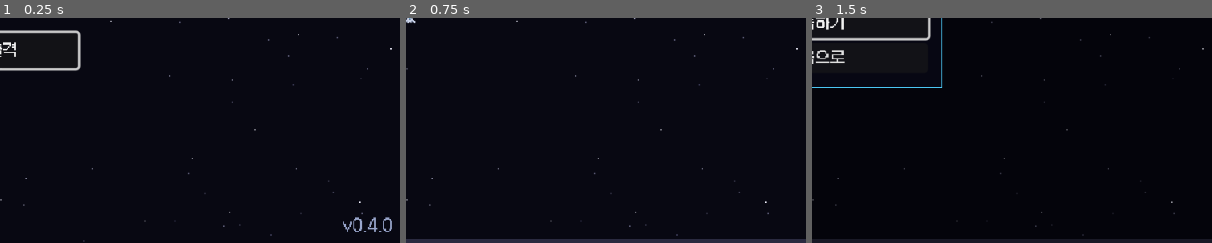
Above: before the commit, frames 1-3 (left to right).
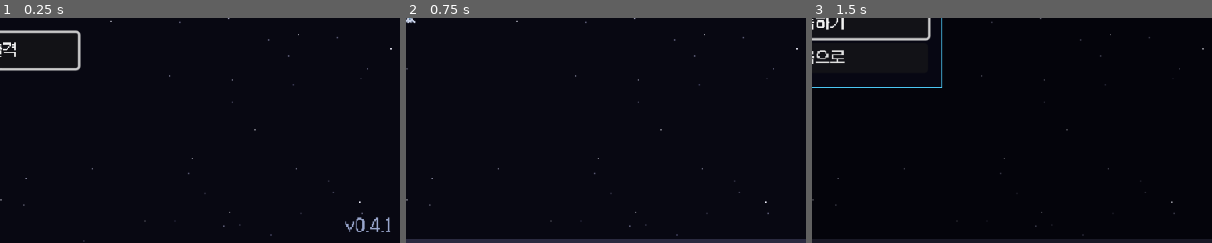
Above: after the commit, the same moments.

Repository: jaehyo-dev/asteroid-miner
Game: Godot game, scene res://scenes/main.tscn
Same seed, same stepped clock (60 frames per second), same inputs: the game is played once before the commit and once after it.
Inputs:
- Up to frame 1 (0.25 s): no input
- Up to frame 2 (0.75 s): click "출격" at 0.5 s
- Up to frame 3 (1.5 s): click "II" at 1.25 s
The pictures show only the part of the screen within x 50-100%, y 50-100%; the shares and areas given below are measured in that part.

The runs differ from the first frame. In frame 1, 0.4% of the frame differs, in the area x 85-98%, y 88-96%; in frame 2, nothing differs; in frame 3, nothing differs.

Commit message:
워프 게이트 연출 마무리: 맞물림 불꽃, v0.4.1 변경 기록, AI 그림 요청문·크레딧 기록
Co-Authored-By: Claude Opus 5.5 <noreply@anthropic.com>

Diff:
--- a/project.godot
+++ b/project.godot
@@ -7,7 +7,7 @@
 
 config/name="소행성 광부"
 config/description="소행성 지대로 출격해 자동 공격으로 버티며 광물을 캐는 픽셀 아트 로그라이트 채굴 슈터"
-config/version="0.4.0"
+config/version="0.4.1"
 run/main_scene="res://scenes/main.tscn"
 config/features=PackedStringArray("4.7", "GL Compatibility")
 boot_splash/bg_color=Color(0.03, 0.03, 0.07, 1)
--- a/scripts/gate_view.gd
+++ b/scripts/gate_view.gd
@@ -214,10 +214,12 @@
 		_draw_beam(sim.player_pos - g.pos.round())
 	var flash := fx.lock_flash()
 	if flash > 0.0:
-		# 퍼져 나가는 빛 고리 + 가운데 반짝이는 별 (가로세로 긴 빛, 대각선 짧은 빛)
-		var radius := lerpf(PixelArt.GATE_RING_IN, GAUGE_RADIUS + 10.0, 1.0 - flash)
-		front.draw_arc(Vector2.ZERO, radius, 0.0, TAU, 40, Color(GAUGE_CHARGE, flash), 2.0)
-		front.draw_circle(Vector2.ZERO, 3.0 + 3.0 * flash, Color(1, 1, 1, flash))
+		# 사방으로 튀는 불꽃 + 가운데 반짝이는 별 (가로세로 긴 빛, 대각선 짧은 빛)
+		var radius := lerpf(6.0, GAUGE_RADIUS + 6.0, 1.0 - flash)
+		for i in 12:
+			var spark := (Vector2.from_angle(i * TAU / 12.0 + 0.26) * radius).round()
+			front.draw_rect(Rect2(spark, Vector2(2, 2) if i % 2 == 0 else Vector2.ONE), Color(GAUGE_CHARGE, flash))
+		front.draw_circle(Vector2.ZERO, 2.0 + 3.0 * flash, Color(1, 1, 1, flash))
 		var arm := 6.0 + 14.0 * flash
 		for dir in [Vector2.RIGHT, Vector2.DOWN, Vector2.LEFT, Vector2.UP]:
 			front.draw_line(Vector2.ZERO, dir * arm, Color(1, 1, 1, flash), 1.0)
Not shown, removed: assets/raw/gate_concept_design.png.import
Not shown, removed: assets/raw/gate_concept_states.png.import
Not shown, added: ASSET_PROMPTS.md
Not shown, changed: CHANGELOG.md
Not shown, changed: CREDITS.md
Not shown, changed: GAME_SPEC.md
